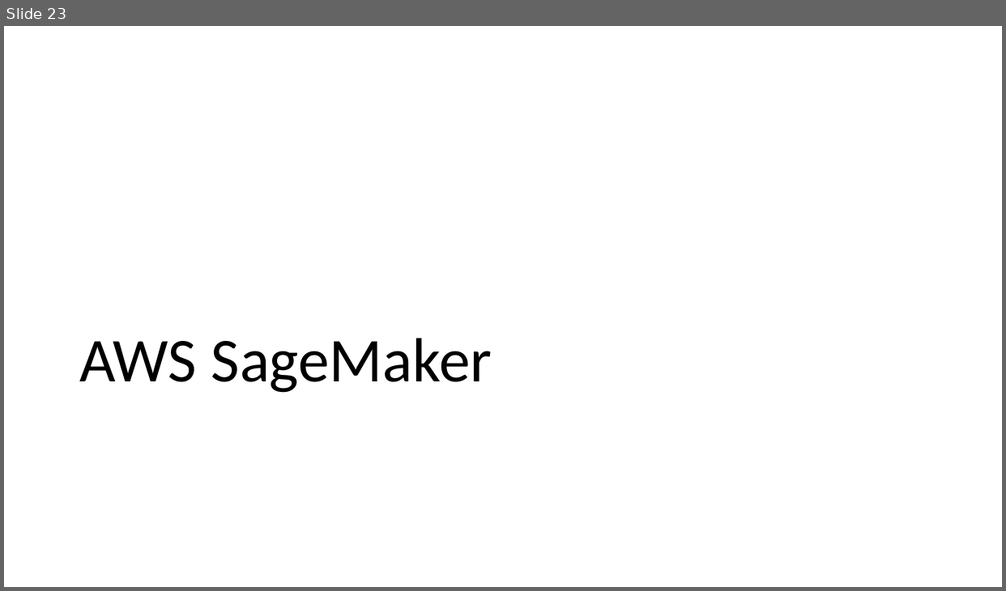
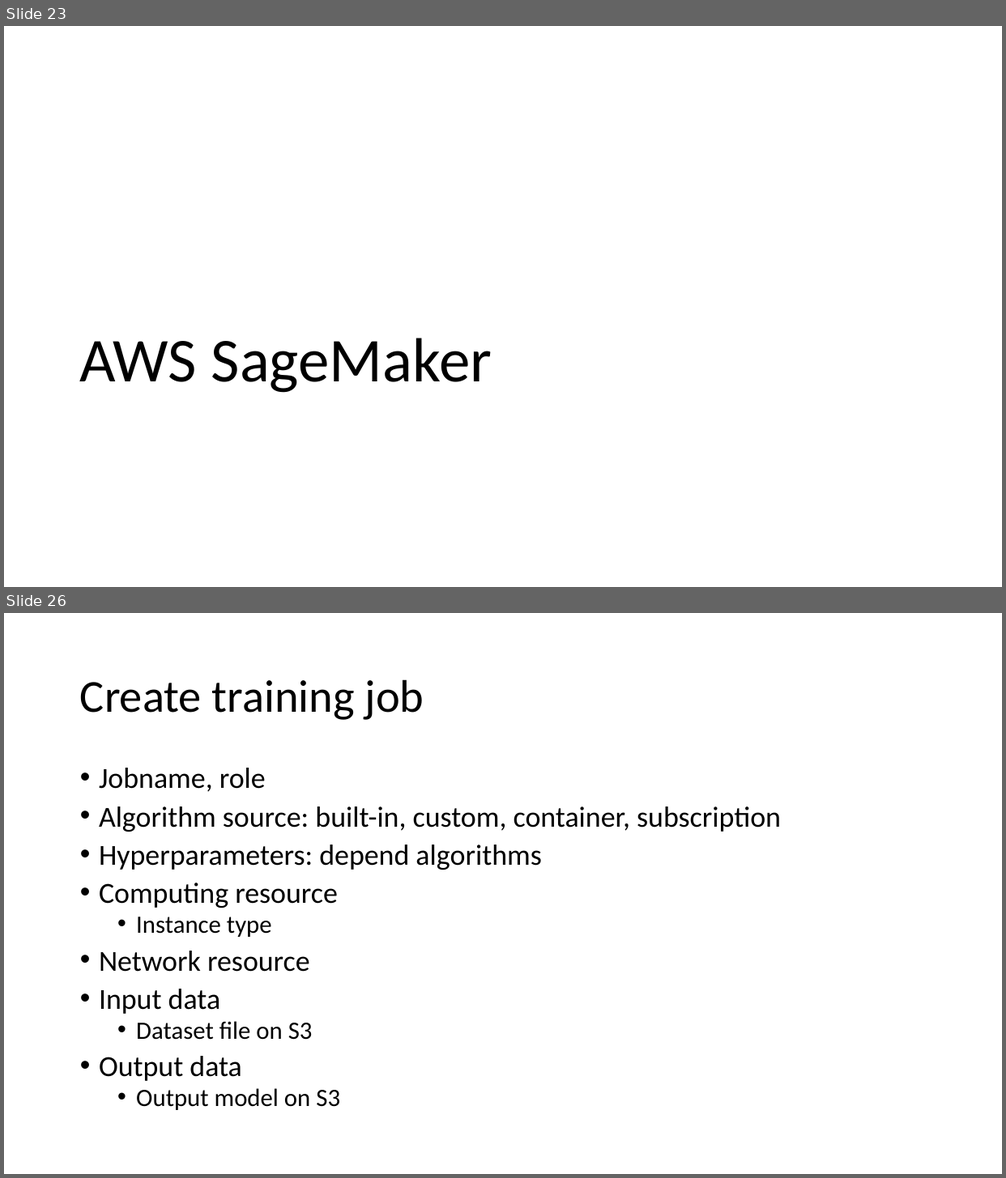
Before and after one commit to xuan0802/iot_slide, a slide deck: IoT analytics.pptx. Shown one above the other, each under a label of ours: slide 23 before the commit, slides 23 and 26 after it; the slides between them are not shown. The pictures are 1006x591 and 1006x1178 pixels, drawn with LibreOffice and Linux fonts; fonts in the diff are those of the drawing. Boxes give left, top, right and bottom in pixels: in the first picture for what was removed or moved away, otherwise in the second. Text is boxed around its words. In the diff, an @@ line names an element or a change of style, - is before the commit and + after.

```diff
--- a/IoT analytics.pptx
+++ b/IoT analytics.pptx
@@ slide 26 added at box(4, 613, 1002, 1174), background #FFFFFF @@
@@ title added at box(80, 679, 424, 720), 44 pt, text #000000 @@
+Create training job
@@ text added at box(99, 768, 781, 1110), 28 pt, text #000000 @@
+• Jobname, role
+• Algorithm source: built-in, custom, container, subscription
+• Hyperparameters: depend algorithms
+• Computing resource
+  • Instance type
+• Network resource
+• Input data
+  • Dataset file on S3
+• Output data
+  • Output model on S3
```
Also in this commit, not shown: 1 slide changed, 2 other slides added.
